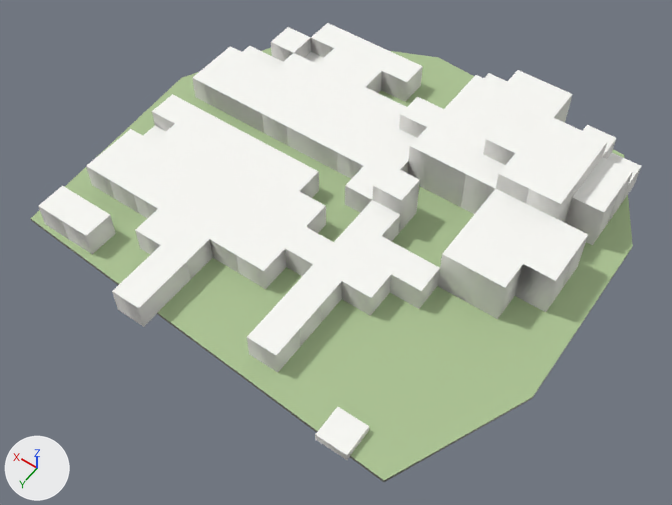
One commit to the glTF model godot_project/remake/sky/islands/SKY-049.lod2.glb: the scene before it, then after it.
Rendered twice from a 50 mm camera at (-160.0, 236.0, 330.0) aimed at (2.0, 8.0, -27.0). Every picture has the same lights, and +X, +Y and +Z are marked at lower left. The older version comes first. Vertices at exactly the same position are counted once.

Script lines for the objects in view, before the commit:
```python
me_deck = bpy.data.meshes.new('deck')
me_deck.from_pydata(...)  # 9 vertices, 8 faces; spans x -117.0..124.0, y -114.0..104.0, z 0.0
me_deck.materials.append(mat_sky_deck)
me_rock = bpy.data.meshes.new('rock')
me_rock.from_pydata(...)  # 29 vertices, 48 faces; spans x -117.0..124.0, y -114.0..104.0, z -69.0..0.0
me_rock.materials.append(mat_sky_rock)
me_warren_hull = bpy.data.meshes.new('warren_hull')
me_warren_hull.from_pydata(...)  # 346 vertices, 830 faces; spans x -102.0..108.0, y -105.0..105.0, z 0.0..32.0
me_warren_hull.materials.append(mat_sky_lod_bldg)
ob_deck = bpy.data.objects.new('deck', me_deck)
ob_deck.location = (0.0, 0.0, 0.0)
ob_rock = bpy.data.objects.new('rock', me_rock)
ob_rock.location = (0.0, 0.0, 0.0)
ob_warren_hull = bpy.data.objects.new('warren_hull', me_warren_hull)
ob_warren_hull.location = (0.0, 0.0, 0.0)
```
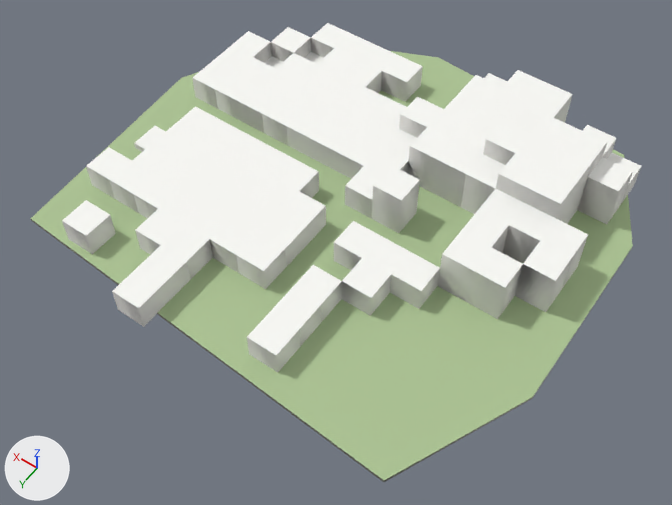
Boxes (x1, y1, x2, y2) around the edits, measured in the pictures (672 x 505 px):
'warren_hull', reshaped (20% shorter)
    before: (38, 23, 641, 460)
    after: (62, 23, 641, 372)
part 1 of me_warren_hull, deleted
    before: (315, 407, 369, 460)
part 2 of me_warren_hull, cut back
    before: (38, 46, 619, 281)
    after: (175, 31, 607, 264)

Diff of the bpy script that builds the scene:
```diff
--- a/godot_project/remake/sky/islands/SKY-049.lod2.glb.py
+++ b/godot_project/remake/sky/islands/SKY-049.lod2.glb.py
@@ me_warren_hull @@
 # used by ob_warren_hull; location = (0.0, 0.0, 0.0)
-me_warren_hull.from_pydata(...)  # 346 vertices, 830 faces; spans x -102.0..108.0, y -105.0..105.0, z 0.0..32.0
+me_warren_hull.from_pydata(...)  # 318 vertices, 730 faces; spans x -102.0..108.0, y -105.0..105.0, z 0.0..32.0
+# me_warren_hull part 1: the loose piece of 8 vertices spanning x -72.0..-57.0, y 90.0..105.0, z 0.0..4.0 is deleted
+# me_warren_hull part 2
+# 26 vertices are removed from x -102.0..108.0, y -60.0..90.0, z 0.0..32.0
+# 160 faces are deleted
+# 6 vertices are added at (-72.0, -15.0, 0.0), (-72.0, -15.0, 23.0), (108.0, -60.0, 13.0), (-87.0, -60.0, 32.0), (93.0, 0.0, 0.0), (93.0, 0.0, 13.0)
+# 70 new faces join them
 me_warren_hull.materials.append(mat_sky_lod_bldg)
```
